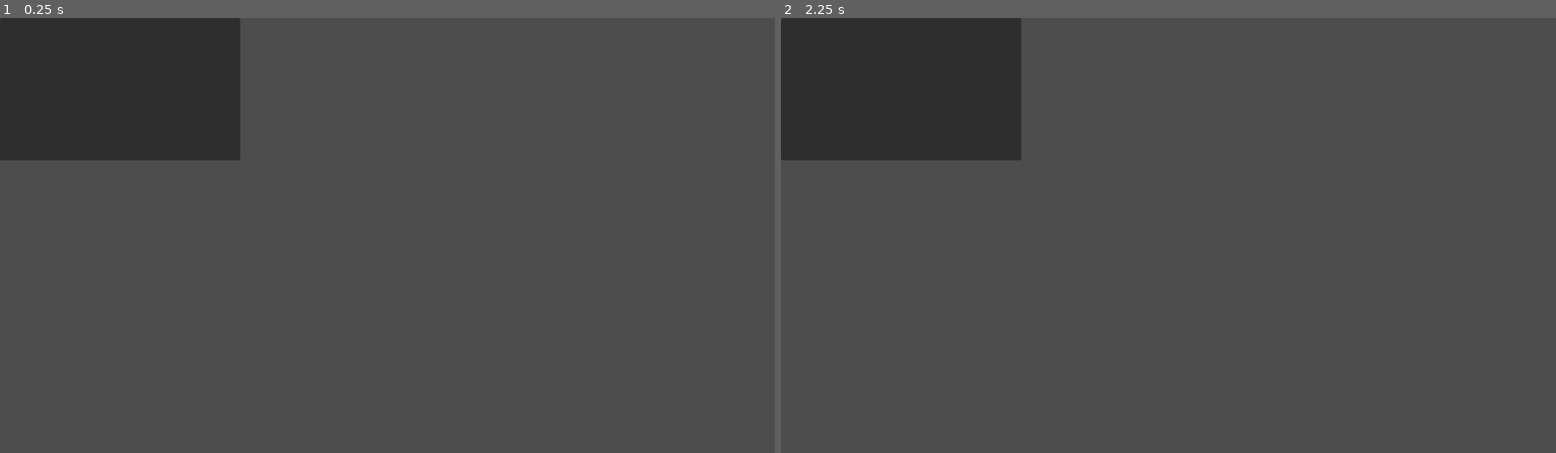
Above: before the commit, frames 1-2 (left to right).
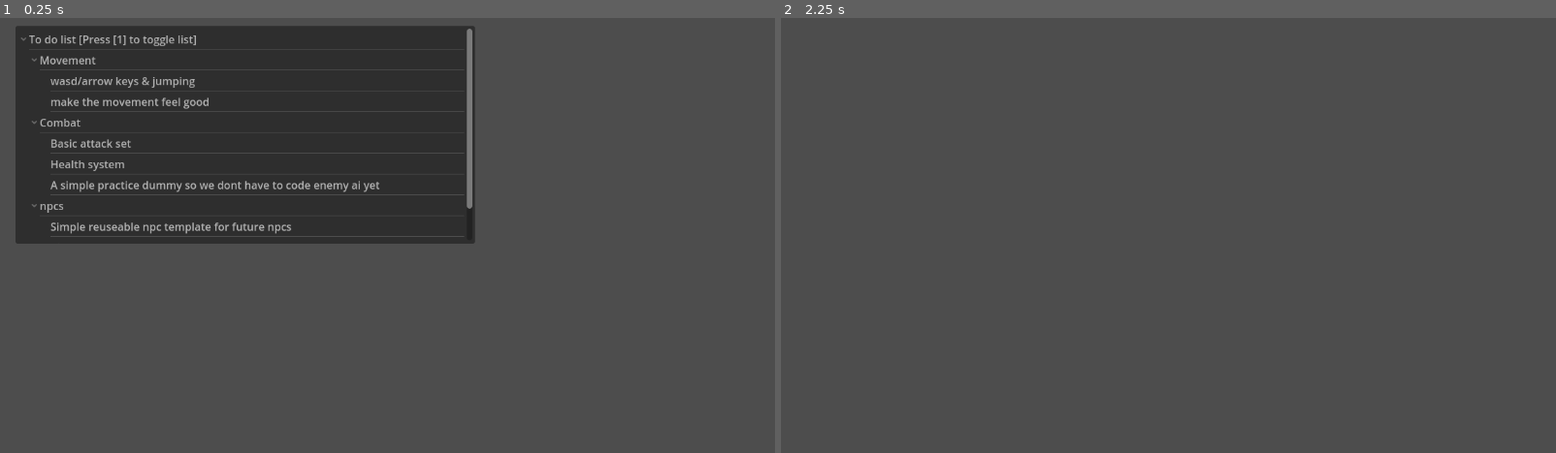
Above: after the commit, the same moments.

Repository: Bevydy/soup-game
Game: Godot game, scene res://demo_to_do_list.tscn
Two runs of this game, one before a commit and one after it. Both use one fixed random seed, a clock stepped at 60 frames per second and the inputs below.
Inputs:
- Up to frame 1 (0.25 s): no input
- Up to frame 2 (2.25 s): tap Enter at 0.5, 2 s; hold 1 (Toggle_to_do_list, bound only after the commit) 0.53-1.28 s; tap Space at 1.25 s; tap 1 (Toggle_to_do_list, bound only after the commit) at 1.35 s; hold 1 (Toggle_to_do_list, bound only after the commit) from 2.03 s (still down)

The runs differ from the first frame. In frame 1, 21% of the frame differs, in the area x 0-62%, y 0-52%; in frame 2, 10%.
Error before the commit: Attempt to call function 'create_item' in base 'null instance' on a null instance. (res://tree.gd:7)

Commit message:
Add files via upload

Diff:
--- a/soup-game/demo_to_do_list.tscn
+++ b/soup-game/demo_to_do_list.tscn
@@ -7,12 +7,16 @@
 anchors_preset = 15
 anchor_right = 1.0
 anchor_bottom = 1.0
+offset_left = 23.0
+offset_top = 12.0
+offset_right = 23.0
+offset_bottom = 12.0
 grow_horizontal = 2
 grow_vertical = 2
 
-[node name="Tree" type="Tree" parent="."]
-layout_mode = 0
-offset_right = 357.0
-offset_bottom = 212.0
-drop_mode_flags = 1
+[node name="List" type="Tree" parent="."]
+layout_mode = 1
+offset_right = 683.0
+offset_bottom = 324.0
+auto_tooltip = false
 script = ExtResource("1_1mch0")
--- a/soup-game/project.godot
+++ b/soup-game/project.godot
@@ -14,3 +14,11 @@
 run/main_scene="uid://dl1osi0b5cfk1"
 config/features=PackedStringArray("4.5", "Forward Plus")
 config/icon="res://icon.svg"
+
+[input]
+
+Toggle_to_do_list={
+"deadzone": 0.2,
+"events": [Object(InputEventKey,"resource_local_to_scene":false,"resource_name":"","device":0,"window_id":0,"alt_pressed":false,"shift_pressed":false,"ctrl_pressed":false,"meta_pressed":false,"pressed":false,"keycode":0,"physical_keycode":49,"key_label":0,"unicode":0,"location":0,"echo":false,"script":null)
+]
+}
--- a/soup-game/tree.gd
+++ b/soup-game/tree.gd
@@ -1,10 +1,45 @@
 extends Tree
 
+@onready var list_tree = $"."
+var isVisible = true
 
 # Called when the node enters the scene tree for the first time.
 func _ready():
-	var list_tree = $Tree
-	var root = list_tree.create_item()
-	root.set_text(0, "test")
+	var list_root = list_tree.create_item()
+	list_root.set_text(0, "To do list [Press [1] to toggle list]")
 
-	#this is a test message
+
+	var movement = list_tree.create_item(list_root)
+	movement.set_text(0, "Movement")
+	var wasd = list_tree.create_item(movement)
+	wasd.set_text(0, "wasd/arrow keys & jumping")
+	var movementFeel = list_tree.create_item(movement)
+	movementFeel.set_text(0, "make the movement feel good")
+
+	var combat = list_tree.create_item(list_root)
+	combat.set_text(0, "Combat")
+	var basicAttacks = list_tree.create_item(combat)
+	basicAttacks.set_text(0, "Basic attack set")
+	var healthBar = list_tree.create_item(combat)
+	healthBar.set_text(0, "Health system")
+	var dummy = list_tree.create_item(combat)
+	dummy.set_text(0, "A simple practice dummy so we dont have to code enemy ai yet")
+
+	var npcs = list_tree.create_item(list_root)
+	npcs.set_text(0, "npcs")
+	var npcTemplate = list_tree.create_item(npcs)
+	npcTemplate.set_text(0, "Simple reuseable npc template for future npcs")
+	var dialog = list_tree.create_item(npcs)
+	dialog.set_text(0, "dialog system")
+	var npcQuests = list_tree.create_item(npcs)
+	npcQuests.set_text(0, "A demo npc where they can recognise you have an item they want to trade")
+
+
+func _input(event):
+	if event.is_action_pressed("Toggle_to_do_list"):
+		if isVisible == true:
+			isVisible = false
+			$".".visible = isVisible
+		else:
+			isVisible = true
+			$".".visible = isVisible
